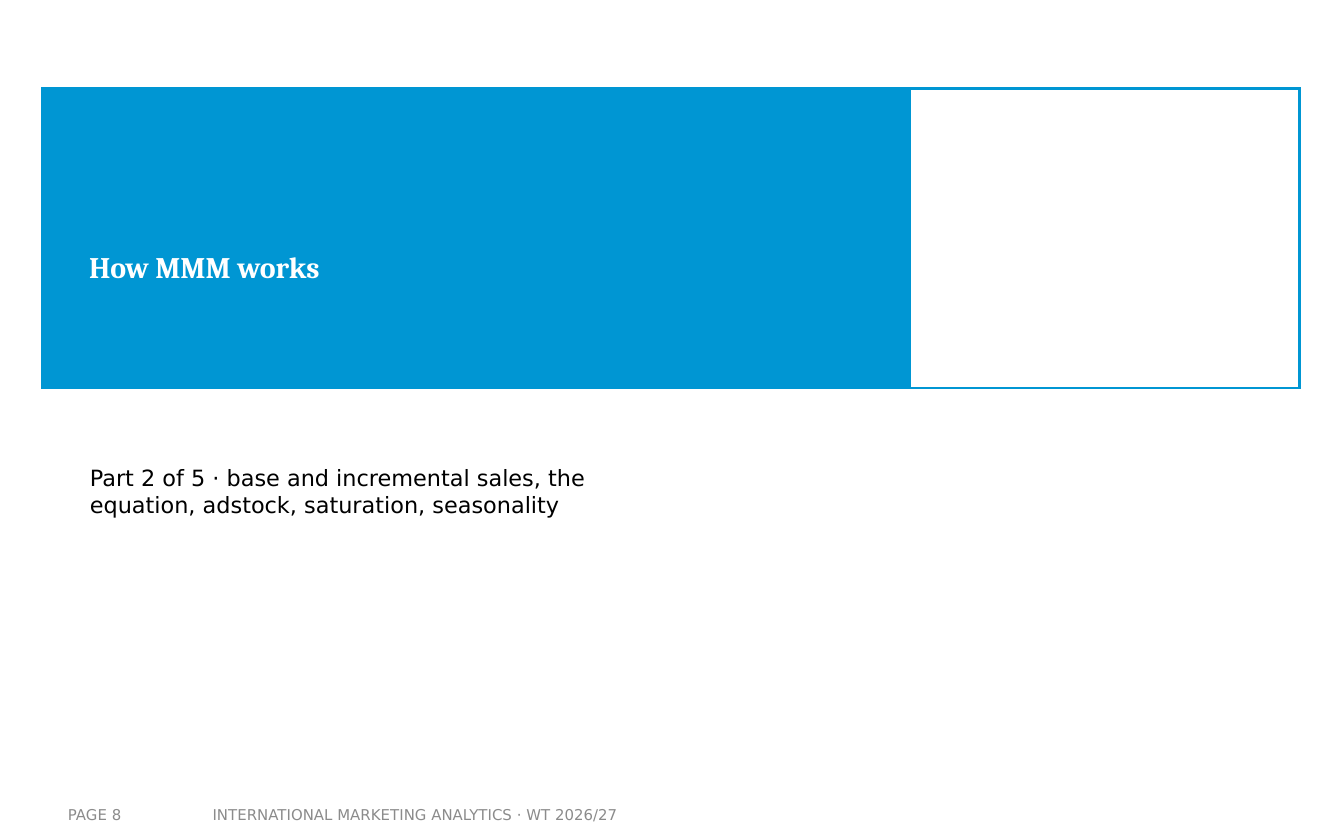
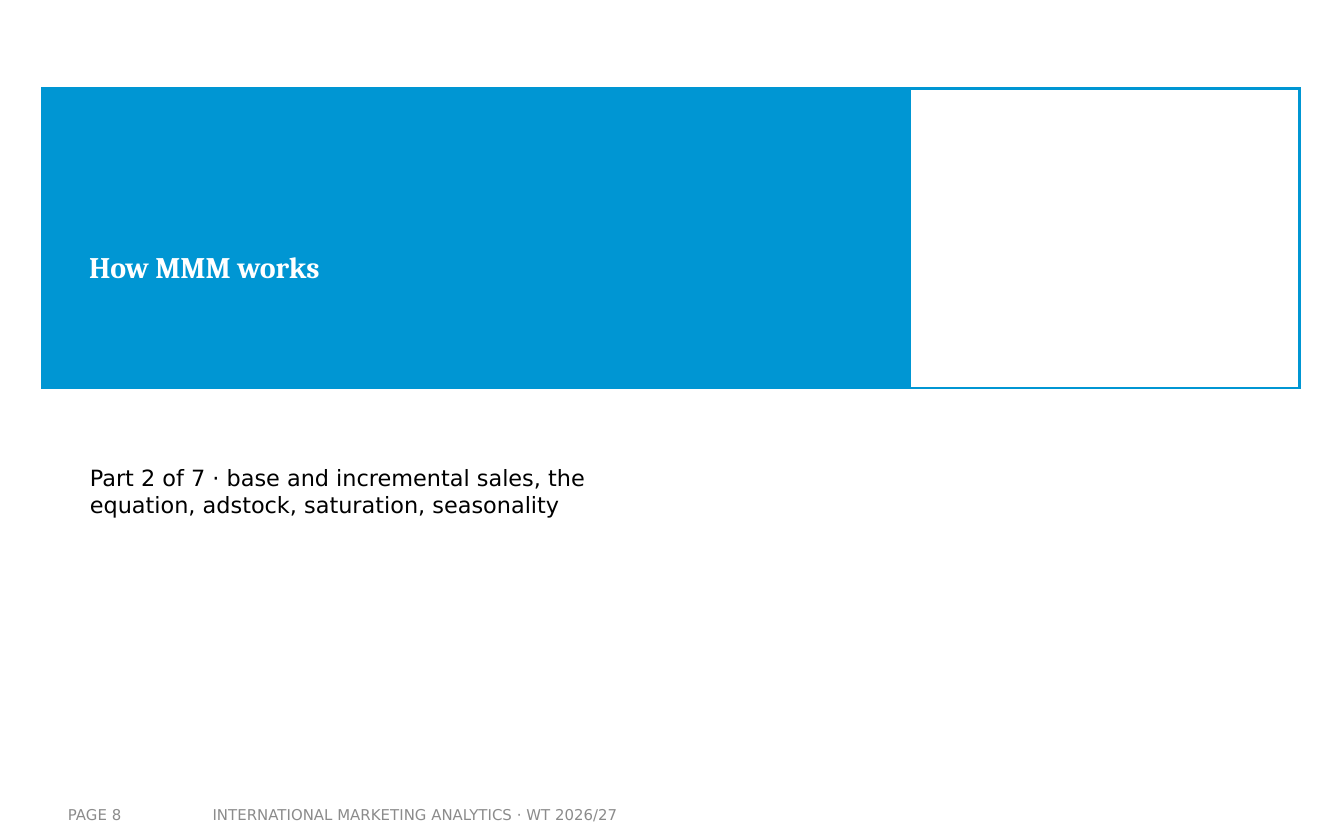
Before and after one commit to arnefloh-wu/International-Marketing-Analytics, a slide deck: slide 8 of slides/02a_intro-to-mmm_WT26-27.pptx. Drawn at 1344x840 pixels with LibreOffice and Linux fonts; fonts in the diff are those of the drawing; background and template pictures are left out. Boxes give left, top, right and bottom in pixels: in the first picture for what was removed or moved away, otherwise in the second. Text is boxed around its words. In the diff, an @@ line names an element or a change of style, - is before the commit and + after.

```diff
--- a/slides/02a_intro-to-mmm_WT26-27.pptx
+++ b/slides/02a_intro-to-mmm_WT26-27.pptx
@@ text at bbox=[90, 469, 585, 518]: text changed @@
-Part 2 of 5 · base and incremental sales, the equation, adstock, saturation, seasonality
+Part 2 of 7 · base and incremental sales, the equation, adstock, saturation, seasonality
```
Also in this commit, not shown: 5 other slides changed, 16 slides added, 25 other files.
